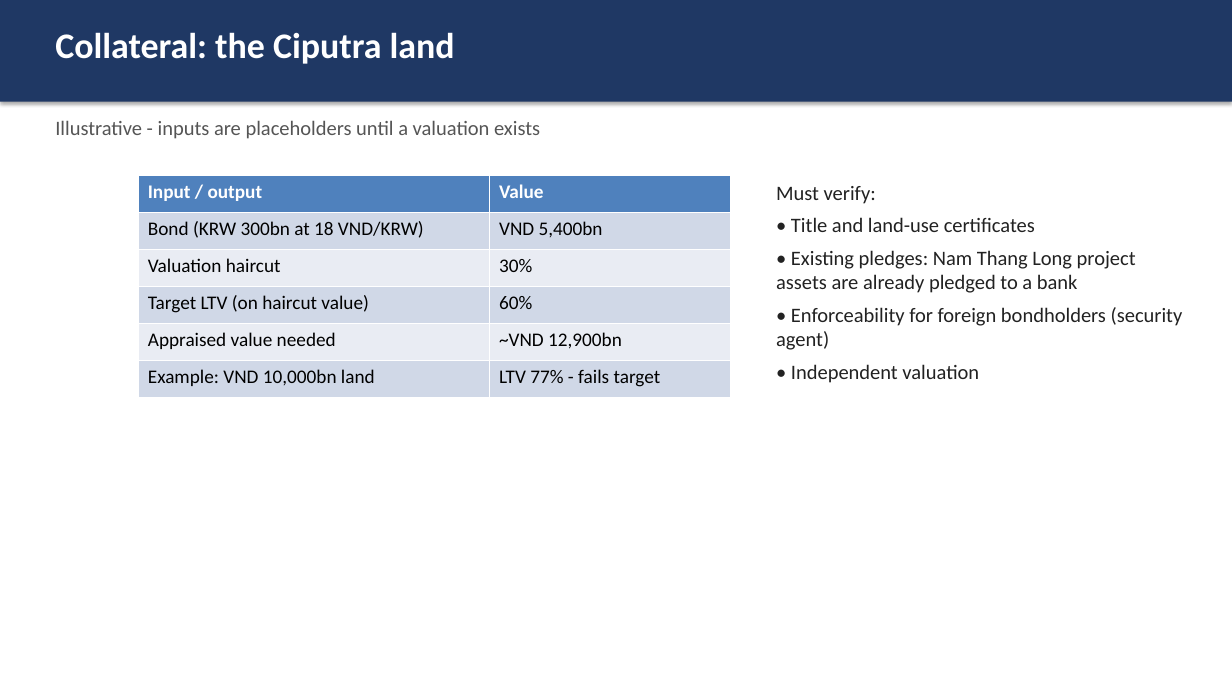
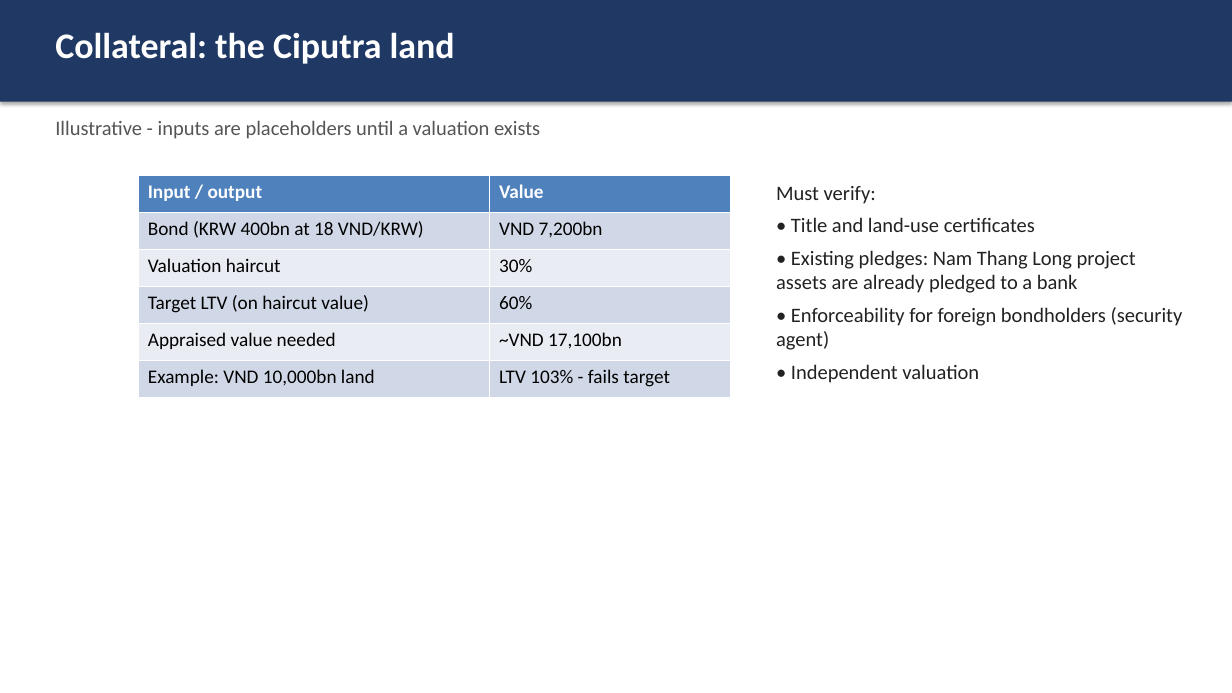
Before and after one commit to vnvitalii-web/App-bank, a slide deck: slide 8 of output/Slides_Sunshine_vs_Vingroup.pptx. Drawn at 1232x693 pixels with LibreOffice and Linux fonts; fonts in the diff are those of the drawing. Boxes give left, top, right and bottom in pixels: in the first picture for what was removed or moved away, otherwise in the second. Text is boxed around its words. In the diff, an @@ line names an element or a change of style, - is before the commit and + after.

```diff
--- a/output/Slides_Sunshine_vs_Vingroup.pptx
+++ b/output/Slides_Sunshine_vs_Vingroup.pptx
@@ table at [139, 176, 730, 397] @@
-row 2, column 1: Bond (KRW 300bn at 18 VND/KRW)
+row 2, column 1: Bond (KRW 400bn at 18 VND/KRW)
-row 2, column 2: VND 5,400bn
+row 2, column 2: VND 7,200bn
-row 5, column 2: ~VND 12,900bn
+row 5, column 2: ~VND 17,100bn
-row 6, column 2: LTV 77% - fails target
+row 6, column 2: LTV 103% - fails target
```
Also in this commit, not shown: 2 other slides changed, 2 other files.
